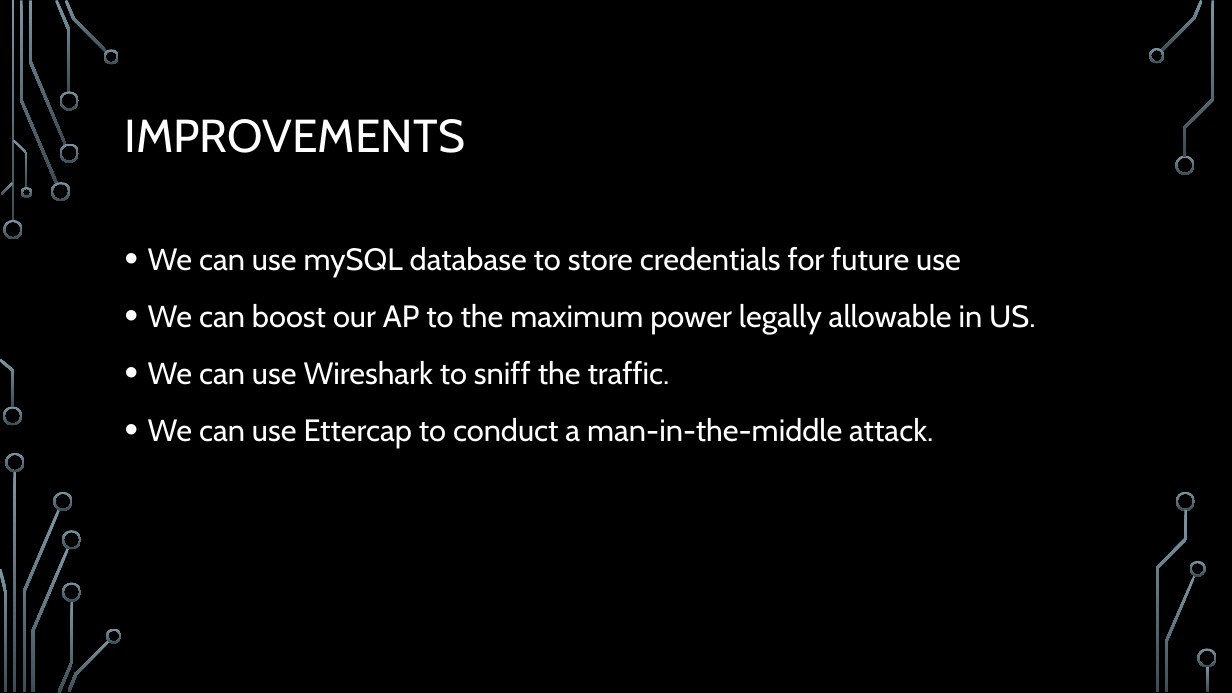
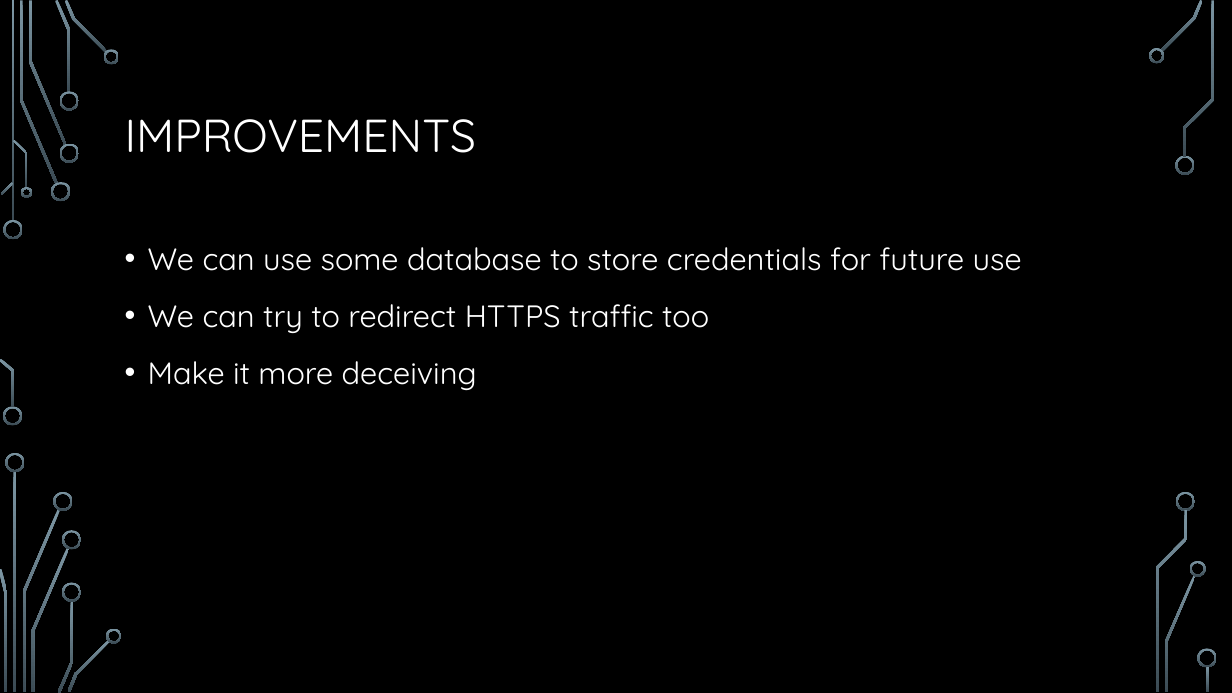
Before and after one commit to jessethd/EthicalHackingFinal, a slide deck: slide 11 of Presentation.pptx. Drawn at 1232x693 pixels with LibreOffice and Linux fonts; fonts in the diff are those of the drawing; background and template pictures are left out. Boxes give left, top, right and bottom in pixels: in the first picture for what was removed or moved away, otherwise in the second. Text is boxed around its words. In the diff, an @@ line names an element or a change of style, - is before the commit and + after.

Commit message:
Updated Presentation slides

```diff
--- a/Presentation.pptx
+++ b/Presentation.pptx
@@ title "IMPROVEMENTS" at (x1=125, y1=119, x2=477, y2=153): font Cabin to Quicksand @@
@@ text at (x1=148, y1=247, x2=1022, y2=390): text changed; font Cabin to Quicksand @@
-• We can use mySQL database to store credentials for future use
-• We can boost our AP to the maximum power legally allowable in US.
-• We can use Wireshark to sniff the traffic.
-• We can use Ettercap to conduct a man-in-the-middle attack.
+• We can use some database to store credentials for future use
+• We can try to redirect HTTPS traffic too
+• Make it more deceiving
```
Also in this commit, not shown: 11 other slides changed.
